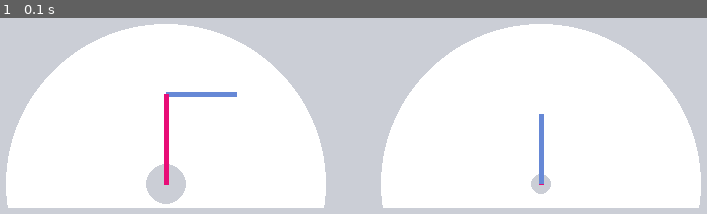
Above: before the commit, frame 1.
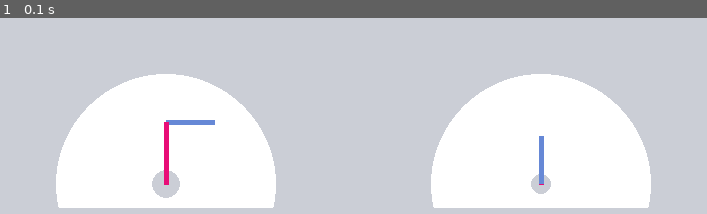
Above: after the commit, the same moment.

Repository: abackes19/ink
Game: pygame game, started from pygame-ik4.py
Same seed, same stepped clock (60 frames per second), same inputs: the game is played once before the commit and once after it.
Inputs:
- Up to frame 1 (0.1 s): no input

The runs differ from the first frame. In frame 1, 35% of the frame differs, in the area x 0-100%, y 3-97%.

Commit message:
big file update, organizing

Diff:
--- a/pygame-ik4.py
+++ b/pygame-ik4.py
@@ -27,8 +27,8 @@
 step = 2
 originx = 175
 originy = 250
-d_one = 90 # the distance from shoulder to elbow
-d_two = 70 # distance from elbow to wrist
+d_one = 62 # the distance from shoulder to elbow
+d_two = 48 # distance from elbow to wrist
 toriginz = 550
 toriginw = 250
 
--- a/testread.py
+++ /dev/null
@@ -1,27 +0,0 @@
-x = 0
-y = 0
-z = 0
-xo = x; yo = y; zo = z
-
-def read():
-    f = open("xyz.txt", "r")
-    f.seek(0)
-    n = 1 + int(f.readline())
-    f.seek(n)
-    x = int(f.readline())
-    f.seek(2 * n)
-    y = int(f.readline())
-    f.seek(3 * n)
-    z = int(f.readline())
-    f.close()
-    return x, y, z
-#or, readlines reads the individual line into a list
-
-
-
-if __name__== "__main__":
-    x, y, z = read()
-    print x; print y; print z
-
-
-# find how to only update if there's a change, not continuously
--- a/testsocket.py
+++ /dev/null
@@ -1,37 +0,0 @@
-# first of all import the socket library
-import socket
-
-# next create a socket object
-s = socket.socket()
-print "Socket successfully created"
-
-# reserve a port on your computer in our
-# case it is 12345 but it can be anything
-port = 2197
-
-# Next bind to the port
-# we have not typed any ip in the ip field
-# instead we have inputted an empty string
-# this makes the server listen to requests
-# coming from other computers on the network
-s.bind(('', port))
-print "socket binded to %s" %(port)
-
-# put the socket into listening mode
-s.listen(5)
-print "socket is listening"
-
-# a forever loop until we interrupt it or
-# an error occurs
-while True:
-
-   # Establish connection with client.
-   c, addr = s.accept()
-   print 'Got connection from', addr
-
-   # send a thank you message to the client.
-   c.send('Thank you for connecting')
-   print c.recv(70)
-
-   # Close the connection with the client
-   c.close()
--- a/testsocketc.py
+++ /dev/null
@@ -1,25 +0,0 @@
-# Import socket module
-import socket
-
-# Create a socket object
-s = socket.socket()
-
-x = 87
-y = 92
-
-
-# Define the port on which you want to connect
-port = 2197
-
-# connect to the server on local computer
-# first number if on computer: 127.0.0.1
-# if on pi: 192.168.21.xxx, xxx being the chip #
-s.connect(('127.0.0.1', port))
-s.send("%i" % x)
-s.send("%i" % y)
-
-
-# receive data from the server
-print s.recv(1024)
-# close the connection
-s.close()
--- a/testwrite.py
+++ /dev/null
@@ -1,19 +0,0 @@
-# the \n is what makes a new line
-n = 1
-x = 3
-y = 9
-z = 2
-
-
-def main():
-    f = open("xyz.txt","w+")
-    L = [("%d\n" % n), ("%d\n" % x), ("%d\n" % y), ("%d\n" % z)]
-    f.writelines(L)
-    f.close()
-
-
-if __name__== "__main__":
-    main()
-
-
-# File_object.writelines(L) for L = [str1, str2, str3]
Not shown, changed: .DS_Store
